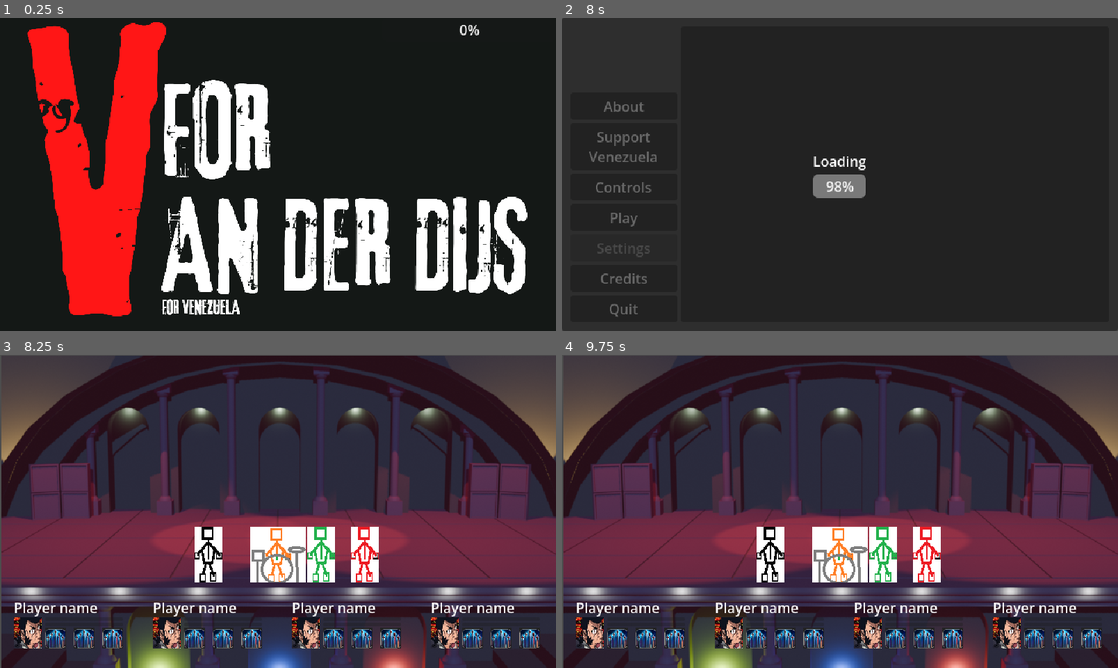
Above: before the commit, frames 1-4 (two rows, left to right).
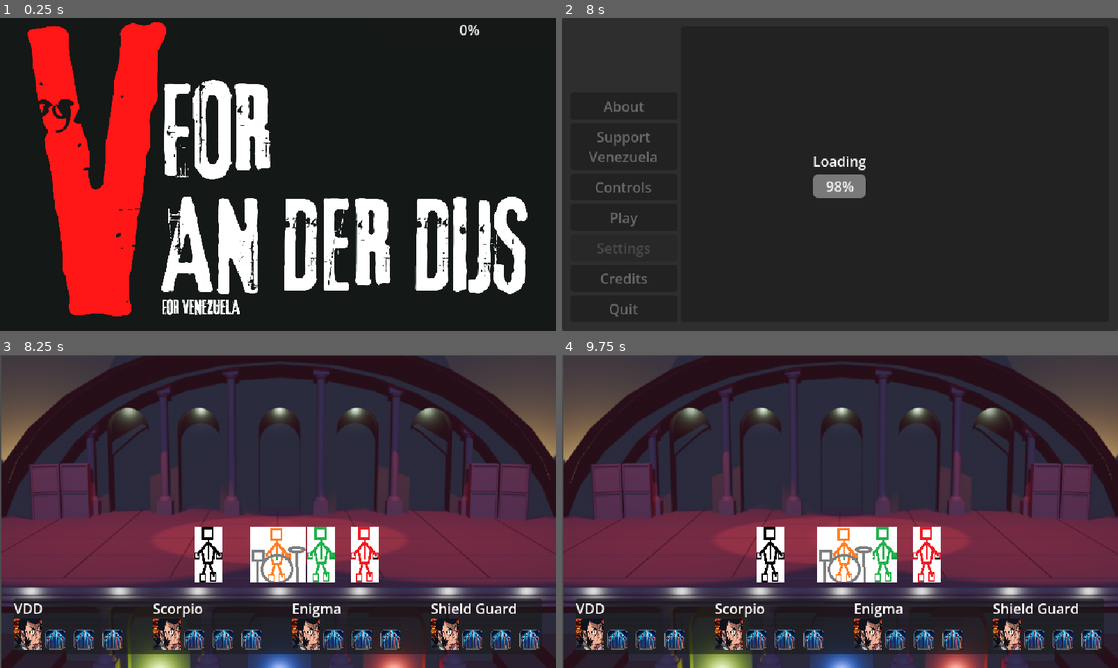
Above: after the commit, the same moments.

Repository: kevinesaa/juntos-game-jam
Game: Godot game, scene res://splash-screen/splash-screen.tscn
Two runs of this game, one before a commit and one after it. Both use one fixed random seed, a clock stepped at 60 frames per second and the inputs below.
Inputs:
- Up to frame 1 (0.25 s): no input
- Up to frame 2 (8 s): tap Enter at 0.5, 2, 5 s; hold D (move_right) 0.53-1.28 s; tap K (basic_attack) at 0.6, 4.35 s; tap Space at 1.25, 2.75 s; hold A (move_left) 1.28-2.03 s; tap H (follow_me) at 1.35, 5.1 s; hold D (move_right) 2.03-2.78 s; tap E (next_character) at 2.1, 7.35 s; hold I (upgrade_skill) 2.78-3.53 s; tap Q (previus_character) at 2.85 s; hold A (move_left) 3.53-5.75 s; tap N (unfollow_me) at 3.6 s; click "Play" at 5.75 s; click "Play" at 6.5 s; hold D (move_right) from 7.28 s (still down)
- Up to frame 3 (8.25 s): release D (move_right) at 8 s; click "Support Venezuela" at 8 s
- Up to frame 4 (9.75 s): tap Space at 8.75 s; hold I (upgrade_skill) 8.78-9.53 s; tap Q (previus_character) at 8.85 s; hold D (move_right) from 9.53 s (still down); tap N (unfollow_me) at 9.6 s

Frames 1-2 are identical in both runs. In frame 3, 7.2% of the frame differs, in the area x 2-98%, y 77-96%; in frame 4, 8.0%, in the area x 2-98%, y 54-96%.
Error before the commit: Parse Error: Could not parse global class "SkillController" from "res://skills-controller/SkillController.gd". (res://player-controller/MyCharacterController.g…

Commit message:
feat: character names

Diff:
--- /dev/null
+++ b/level-jam/characteUiController.gd
@@ -0,0 +1,9 @@
+class_name CharacterUiController
+extends Node
+
+@export var nameText:String
+@onready var name_label: Label = $VBoxContainer/nameLabel
+
+func _ready() -> void:
+	name_label.text = nameText
+	pass
--- a/level-jam/level-jam.tscn
+++ b/level-jam/level-jam.tscn
@@ -60,8 +60,8 @@
 
 [node name="skill1_player_1" type="Node2D" parent="gameNode/playerController_Node/player1_Node2D" unique_id=2086321377]
 script = ExtResource("7_r7tiq")
-recoverySpeed = null
-baseColdDown = null
+
+[node name="skill2_player_1" type="Node2D" parent="gameNode/playerController_Node/player1_Node2D" unique_id=1422970665]
 
 [node name="player2_Node2D" type="Node2D" parent="gameNode/playerController_Node" unique_id=1958795324]
 position = Vector2(420, 230)
@@ -80,8 +80,8 @@
 
 [node name="skill1_plyaer2_Node2D" type="Node2D" parent="gameNode/playerController_Node/player2_Node2D" unique_id=1616884184]
 script = ExtResource("7_r7tiq")
-recoverySpeed = null
-baseColdDown = null
+
+[node name="skill2_player2_Node2D" type="Node2D" parent="gameNode/playerController_Node/player2_Node2D" unique_id=588517115]
 
 [node name="player3_Node2D" type="Node2D" parent="gameNode/playerController_Node" unique_id=350844624]
 position = Vector2(370, 230)
@@ -100,8 +100,8 @@
 
 [node name="skill1_player3_Node2D" type="Node2D" parent="gameNode/playerController_Node/player3_Node2D" unique_id=1098852025]
 script = ExtResource("7_r7tiq")
-recoverySpeed = null
-baseColdDown = null
+
+[node name="skill2_player3_Node2D" type="Node2D" parent="gameNode/playerController_Node/player3_Node2D" unique_id=2127335319]
 
 [node name="player4_Node2D" type="Node2D" parent="gameNode/playerController_Node" unique_id=355279349]
 position = Vector2(320, 230)
@@ -120,8 +120,8 @@
 
 [node name="skill1_player4_Node2D" type="Node2D" parent="gameNode/playerController_Node/player4_Node2D" unique_id=1126401925]
 script = ExtResource("7_r7tiq")
-recoverySpeed = null
-baseColdDown = null
+
+[node name="skill2_player4_Node2D" type="Node2D" parent="gameNode/playerController_Node/player4_Node2D" unique_id=687943995]
 
 [node name="ground_Node2D" type="Node2D" parent="gameNode" unique_id=39951809]
 position = Vector2(320, 275)
@@ -152,41 +152,49 @@
 layout_mode = 2
 size_flags_vertical = 3
 
-[node name="HBoxContainer" type="HBoxContainer" parent="CanvasLayer/MarginContainer/VBoxContainer" unique_id=1278755472]
+[node name="PanelContainer" type="PanelContainer" parent="CanvasLayer/MarginContainer/VBoxContainer" unique_id=632932515]
+layout_mode = 2
+
+[node name="HBoxContainer" type="HBoxContainer" parent="CanvasLayer/MarginContainer/VBoxContainer/PanelContainer" unique_id=1278755472]
 layout_mode = 2
 size_flags_vertical = 3
 size_flags_stretch_ratio = 0.25
 theme_override_constants/separation = 0
 
-[node name="PlayerOneLayout" parent="CanvasLayer/MarginContainer/VBoxContainer/HBoxContainer" unique_id=1557586174 instance=ExtResource("2_dgymi")]
-layout_mode = 2
-size_flags_horizontal = 3
-
-[node name="space1_Control" type="Control" parent="CanvasLayer/MarginContainer/VBoxContainer/HBoxContainer" unique_id=1177596036]
+[node name="PlayerOneLayout" parent="CanvasLayer/MarginContainer/VBoxContainer/PanelContainer/HBoxContainer" unique_id=1557586174 instance=ExtResource("2_dgymi")]
+layout_mode = 2
+size_flags_horizontal = 3
+nameText = "VDD"
+
+[node name="space1_Control" type="Control" parent="CanvasLayer/MarginContainer/VBoxContainer/PanelContainer/HBoxContainer" unique_id=1177596036]
 custom_minimum_size = Vector2(32, 0)
 layout_mode = 2
 
-[node name="PlayerTwoLayout" parent="CanvasLayer/MarginContainer/VBoxContainer/HBoxContainer" unique_id=1880116095 instance=ExtResource("2_dgymi")]
-layout_mode = 2
-size_flags_horizontal = 3
-
-[node name="space2_Control" type="Control" parent="CanvasLayer/MarginContainer/VBoxContainer/HBoxContainer" unique_id=312282163]
+[node name="PlayerTwoLayout" parent="CanvasLayer/MarginContainer/VBoxContainer/PanelContainer/HBoxContainer" unique_id=1880116095 instance=ExtResource("2_dgymi")]
+layout_mode = 2
+size_flags_horizontal = 3
+nameText = "Scorpio"
+
+[node name="space2_Control" type="Control" parent="CanvasLayer/MarginContainer/VBoxContainer/PanelContainer/HBoxContainer" unique_id=312282163]
 custom_minimum_size = Vector2(32, 0)
 layout_mode = 2
 
-[node name="PlayerThreeLayout" parent="CanvasLayer/MarginContainer/VBoxContainer/HBoxContainer" unique_id=1046926634 instance=ExtResource("2_dgymi")]
-layout_mode = 2
-size_flags_horizontal = 3
-
-[node name="space3_Control" type="Control" parent="CanvasLayer/MarginContainer/VBoxContainer/HBoxContainer" unique_id=19572423]
+[node name="PlayerThreeLayout" parent="CanvasLayer/MarginContainer/VBoxContainer/PanelContainer/HBoxContainer" unique_id=1046926634 instance=ExtResource("2_dgymi")]
+layout_mode = 2
+size_flags_horizontal = 3
+nameText = "Enigma"
+
+[node name="space3_Control" type="Control" parent="CanvasLayer/MarginContainer/VBoxContainer/PanelContainer/HBoxContainer" unique_id=19572423]
 custom_minimum_size = Vector2(32, 0)
 layout_mode = 2
 
-[node name="PlayerFourLayout" parent="CanvasLayer/MarginContainer/VBoxContainer/HBoxContainer" unique_id=1569786280 instance=ExtResource("2_dgymi")]
-layout_mode = 2
-size_flags_horizontal = 3
+[node name="PlayerFourLayout" parent="CanvasLayer/MarginContainer/VBoxContainer/PanelContainer/HBoxContainer" unique_id=1569786280 instance=ExtResource("2_dgymi")]
+layout_mode = 2
+size_flags_horizontal = 3
+nameText = "Shield Guard"
 
 [node name="pause_Panel" type="Panel" parent="CanvasLayer" unique_id=1243917536]
+visible = false
 anchors_preset = 15
 anchor_right = 1.0
 anchor_bottom = 1.0
@@ -209,6 +217,7 @@
 text = "Exit"
 
 [node name="loadingPanel" type="Panel" parent="CanvasLayer" unique_id=31131447]
+visible = false
 anchors_preset = 15
 anchor_right = 1.0
 anchor_bottom = 1.0
--- a/level-jam/player-ui-layout.tscn
+++ b/level-jam/player-ui-layout.tscn
@@ -1,5 +1,6 @@
 [gd_scene format=3 uid="uid://bcfwgr42yj4bi"]
 
+[ext_resource type="Script" uid="uid://dqgxajhcohxgq" path="res://level-jam/characteUiController.gd" id="1_3se0s"]
 [ext_resource type="Texture2D" uid="uid://cm27tw11hwgyp" path="res://art-visuals/player_portrait.png" id="1_fw2xj"]
 [ext_resource type="Texture2D" uid="uid://gwe0tkq54bdg" path="res://art-visuals/skill_place-holder.png" id="2_3se0s"]
 
@@ -8,6 +9,7 @@
 custom_maximum_size = Vector2(128, 64)
 layout_mode = 3
 anchors_preset = 0
+script = ExtResource("1_3se0s")
 
 [node name="VBoxContainer" type="VBoxContainer" parent="." unique_id=2032768151]
 layout_mode = 0
--- a/skills-controller/SkillController.gd
+++ b/skills-controller/SkillController.gd
@@ -13,7 +13,8 @@
 var characterIndexId:int = 0
 var skillIndexId:int = 0
 
-func skillEffect
+func skillEffect()-> void:
+	pass
 
 func setCharacterOwnIndexId(characterIndex:int) -> void:
 	self.characterIndexId = characterIndex
@@ -30,6 +31,7 @@
 	if(canExecute()):
 		execute_without_power.emit()
 	else:
+		self.skillEffect()
 		self.execute_skill.emit(self.characterIndexId,self.skillIndexId)
 		self.currentColdDownStatus = 0
 		self.recovery_skill_status.emit(self.characterIndexId,self.skillIndexId,currentColdDownStatus)
Not shown, added: level-jam/characteUiController.gd.uid
